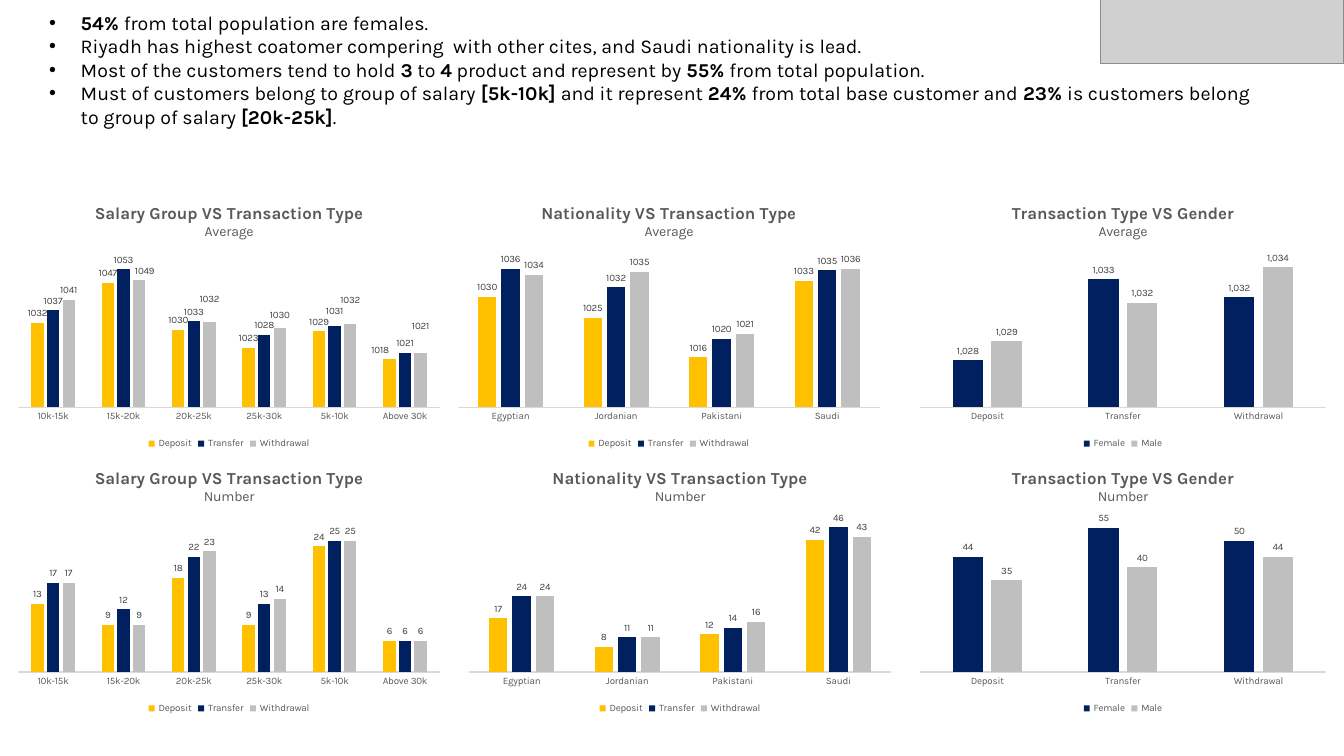
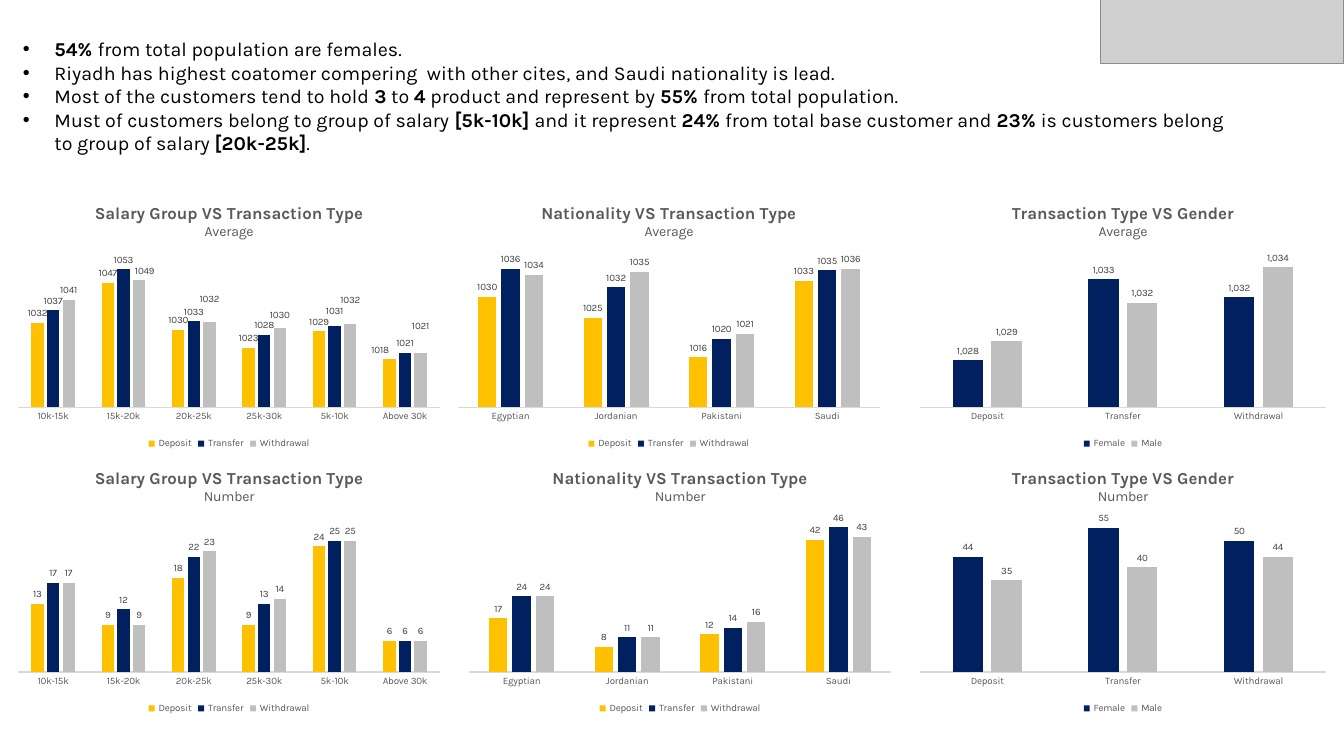
Before and after one commit to maghrabi-es/Casestudy, a slide deck: slide 7 of Presentation1.pptx. Drawn at 1344x756 pixels with LibreOffice and Linux fonts; fonts in the diff are those of the drawing; grey boxes stand for pictures. Boxes give left, top, right and bottom in pixels: in the first picture for what was removed or moved away, otherwise in the second. Text is boxed around its words. In the diff, an @@ line names an element or a change of style, - is before the commit and + after.

```diff
--- a/Presentation1.pptx
+++ b/Presentation1.pptx
@@ text "54% from total population are ...": place and size @@
-text "54% from total population are ..." at bbox=[81, 16, 1250, 129]
+text "54% from total population are ..." at bbox=[54, 42, 1224, 155]
```
Also in this commit, not shown: 1 other slide changed, 2 slides added.
